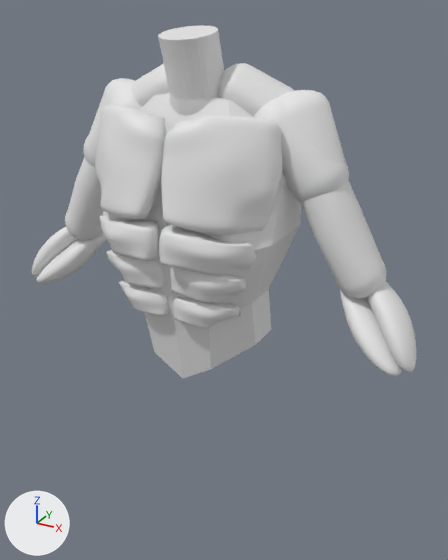
Renders of the glTF model src/assets/models/muscles.glb from each side of a commit.
The view is the same before and after, from a camera (50 mm lens) standing at (1.79, -3.03, 1.74) and looking at (0.09, 0.06, 0.19). Every picture has the same lights, and +X, +Y and +Z are marked at lower left. Where no turn or scale is listed for an object, it has been applied to the vertices.

Objects in the first picture: 'Anterior deltoid', 'Biceps brachii', 'Core', 'Neck', 'Pectoralis major', 'Rectus abdominis', 'Sphere.001', 'Sphere.003', 'Sphere.004', 'Triceps brachii'.
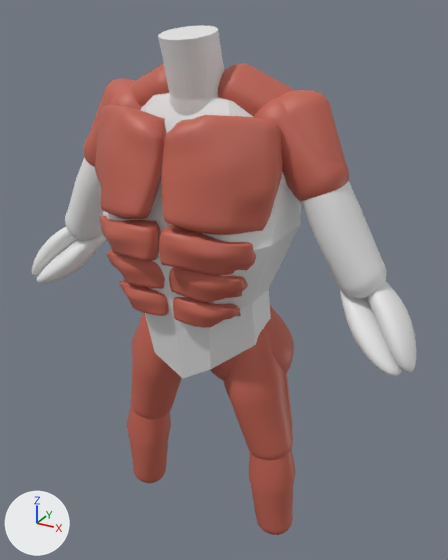
What differs and where, as boxes [x1, y1, x2, y2] in the pictures (448 x 560 px):
'Pectoralis major', recoloured
    both: [95, 105, 283, 235]
'Rectus abdominis', recoloured
    both: [100, 216, 256, 328]
'Quadriceps femoris', added
    after: [131, 313, 293, 460]
'Gastrocnemius', added
    after: [127, 406, 296, 535]
'Biceps brachii', recoloured
    both: [84, 87, 347, 201]
'Triceps brachii', recoloured
    both: [90, 78, 349, 182]
'Anterior deltoid', recoloured
    both: [130, 63, 294, 116]
'Gluteus maximus', added
    after: [140, 306, 294, 381]
'Biceps femoris', added
    after: [284, 373, 293, 433]

What the commit changed:
Material 'Selectable' (mat_selectable) is new.
Its base color is (0.543, 0.125, 0.086) (red #c36353).
me_sphere has 1028 vertices, 2048 faces and spans x -1.27..7.73, y -1.0..1.0, z -4.25..2.97.
me_sphere now uses material mat_selectable (red #c36353).
me_cube_001 has 708 vertices, 1408 faces and spans x -0.873..0.259, y -0.174..0.253, z -0.342..0.263.
me_cube_001 now uses material mat_selectable (red #c36353).
me_cube_003 has 2124 vertices, 4224 faces and spans x -0.743..0.238, y -0.099..0.248, z -0.421..0.184.
me_cube_003 now uses material mat_selectable (red #c36353).
me_sphere_005 has 1028 vertices, 2048 faces and spans x -1.67..7.73, y -1.01..0.97, z -4.81..2.97.
me_sphere_005 now uses material mat_selectable (red #c36353).
me_sphere_006 has 1028 vertices, 2048 faces and spans x -1.27..4.75, y -1.0..1.0, z -5.04..2.97.
me_sphere_006 now uses material mat_selectable (red #c36353).
Mesh me_sphere_013 is new.
It has 1028 vertices, 2048 faces and spans x -1.3..30.2, y -1.6..1.0, z -2.4..3.0.
It uses material mat_selectable (red #c36353).
Mesh me_sphere_012 is new.
It has 964 vertices, 1920 faces and spans x -0.762..0.332, y -0.28..0.285, z -0.307..0.282.
It uses material mat_selectable (red #c36353).
Mesh me_sphere_011 is new.
It has 1156 vertices, 2304 faces and spans x -1.43..8.9, y -1.39..1.2, z -1.37..5.4.
It uses material mat_selectable (red #c36353).
Mesh me_sphere_010 is new.
It has 1156 vertices, 2304 faces and spans x -1.43..6.61, y -1.4..1.4, z -1.81..5.4.
It uses material mat_selectable (red #c36353).
Object 'Biceps femoris' (ob_biceps_femoris) is new; it shows me_sphere_013.
Its location is (0.48, 0.135, -0.483).
Its rotation in degrees is (-12, -11, 3.7).
Its scale is (-0.0372, -0.0331, -0.135).
Object 'Gluteus maximus' (ob_gluteus_maximus) is new; it shows me_sphere_012.
Its location is (0.215, 0.094, -0.229).
Object 'Gastrocnemius' (ob_gastrocnemius) is new; it shows me_sphere_011.
Its location is (0.466, 0.0, -0.897).
Its rotation in degrees is (0, -3, 0).
Its scale is (-0.128, -0.128, -0.128).
Object 'Quadriceps femoris' (ob_quadriceps_femoris) is new; it shows me_sphere_010.
Its location is (0.282, 0.0, -0.167).
Its rotation in degrees is (0, -13, 0).
Its scale is (-0.156, -0.156, -0.156).
